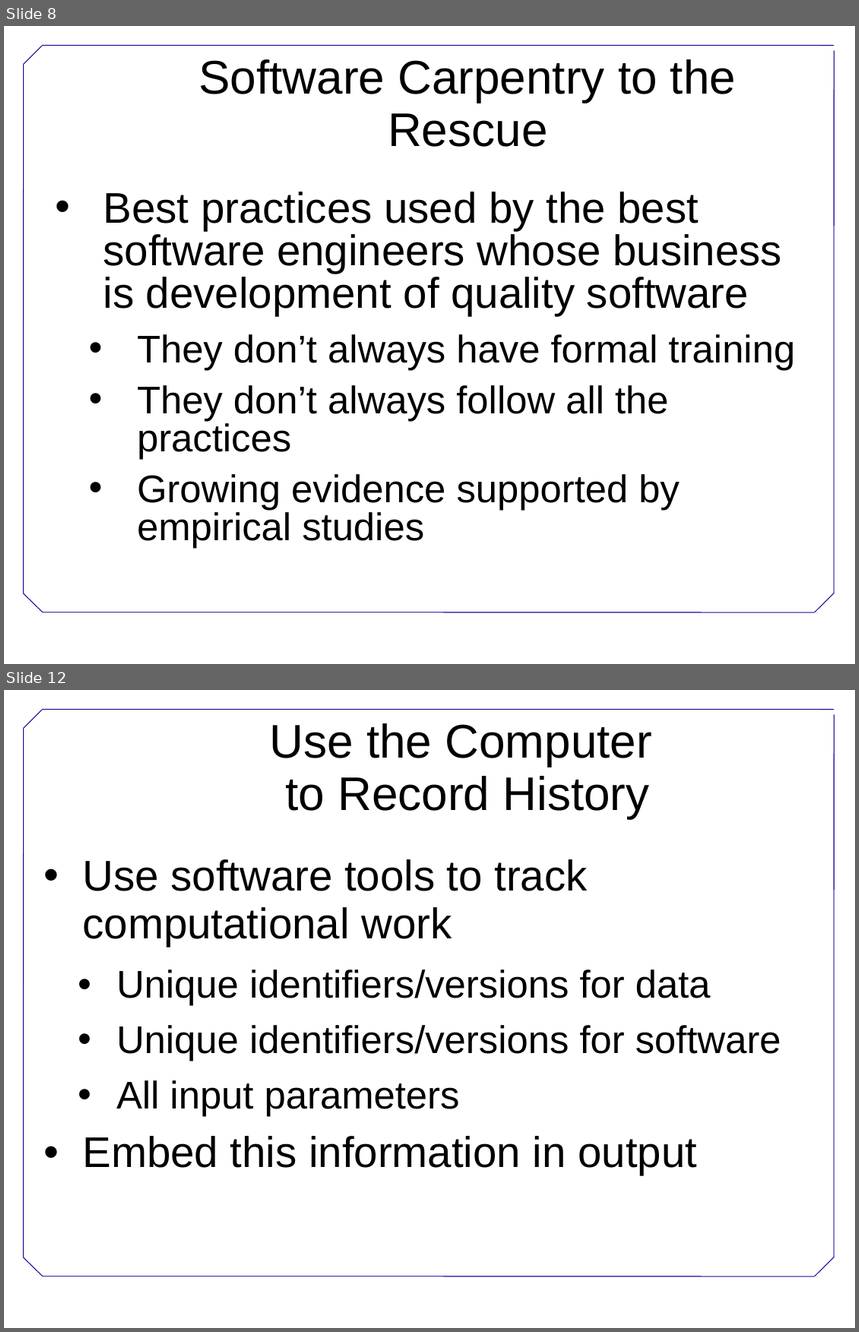
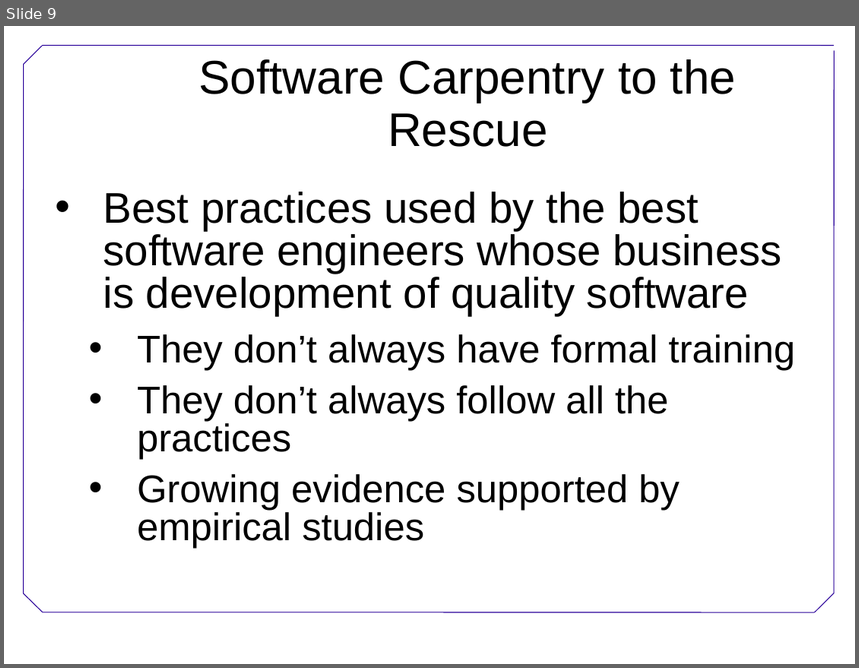
Before and after one commit to swcarpentry/DEPRECATED-boot-camps, a slide deck: BestPractices.ppt. Shown one above the other, each under a label of ours: slides 8 and 12 before the commit, slide 9 after it; the slides between them are not shown. The pictures are 859x1332 and 859x668 pixels, drawn with LibreOffice and Linux fonts; fonts in the diff are those of the drawing; background and template pictures are left out. Boxes give left, top, right and bottom in pixels: in the first picture for what was removed or moved away, otherwise in the second. Text is boxed around its words. In the diff, an @@ line names an element or a change of style, - is before the commit and + after.

```diff
--- a/BestPractices.ppt
+++ b/BestPractices.ppt
@@ slide 12 removed at bbox=[4, 690, 855, 1328], background #FFFFFF; not listed: 7 template elements that a slide beside it also shows @@
@@ title removed at bbox=[270, 723, 652, 819] @@
-Use the Computer
-to Record History
@@ text removed at bbox=[83, 859, 781, 1176] @@
-• Use software tools to track computational work
-  • Unique identifiers/versions for data
-  • Unique identifiers/versions for software
-  • All input parameters
-• Embed this information in output
@@ what was slide 8 is now slide 9 @@
```
Also in this commit, not shown: 2 slides changed, 2 slides added, 16 other slides removed, 1 other file.
